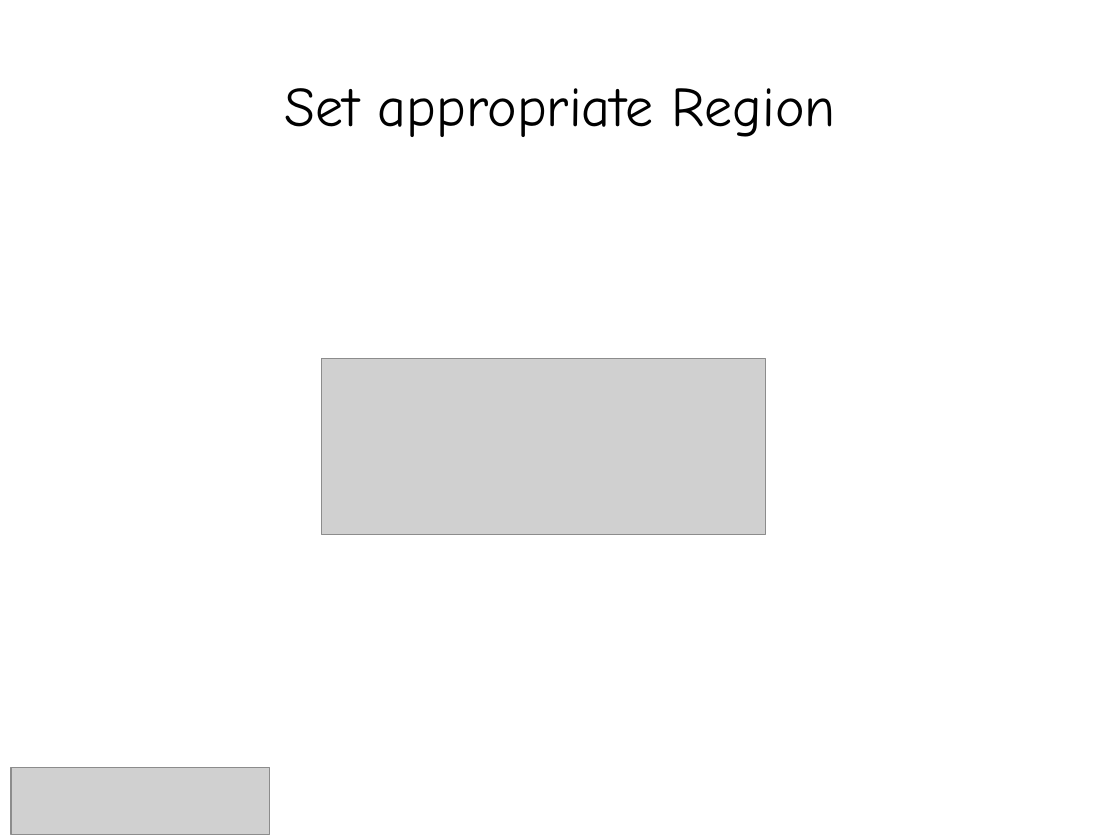
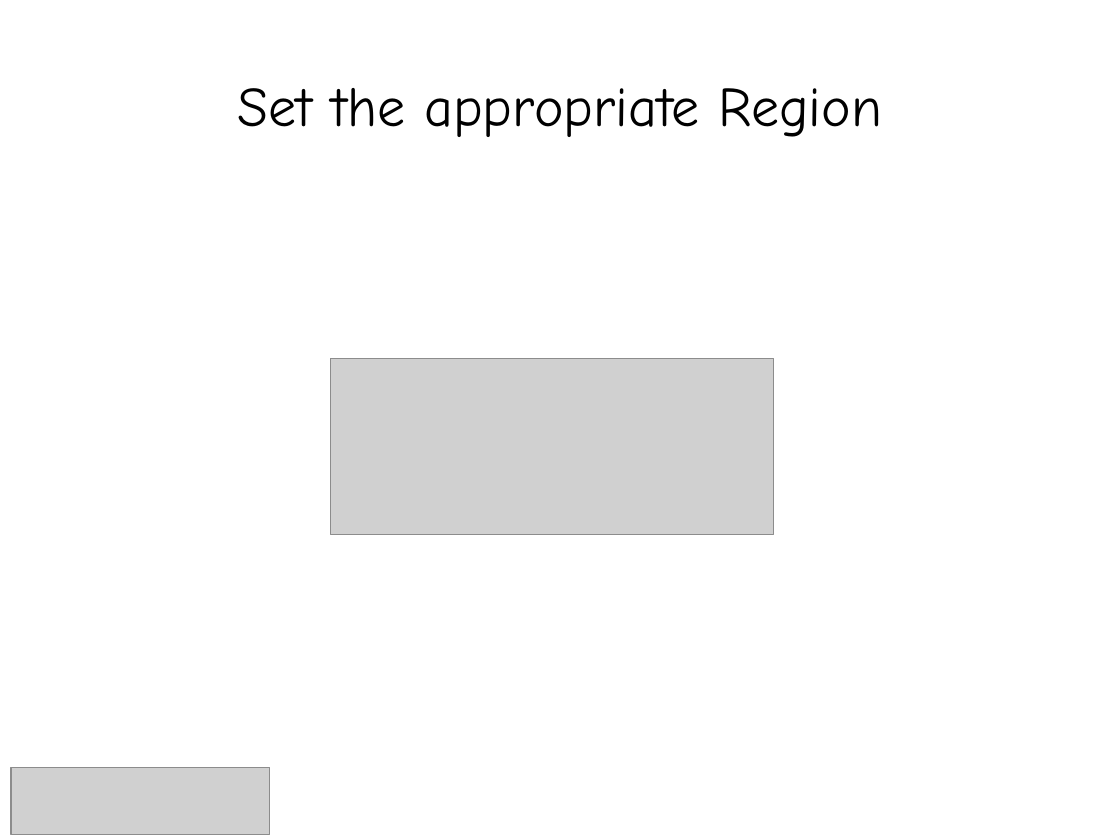
Before and after one commit to smolnik/diagrams, a slide deck: slide 6 of presentations/aws_ha_workshops.pptx. Drawn at 1120x840 pixels with LibreOffice and Linux fonts; fonts in the diff are those of the drawing; grey boxes stand for pictures. Boxes give left, top, right and bottom in pixels: in the first picture for what was removed or moved away, otherwise in the second. Text is boxed around its words. In the diff, an @@ line names an element or a change of style, - is before the commit and + after.

```diff
--- a/presentations/aws_ha_workshops.pptx
+++ b/presentations/aws_ha_workshops.pptx
@@ title at (238, 88, 882, 137): text changed @@
-Set appropriate Region
+Set the appropriate Region
@@ picture: place and size @@
-picture at (321, 358, 765, 534)
+picture at (330, 358, 774, 534)
```
Also in this commit, not shown: 6 other slides changed, 3 slides added, 1 slide removed, 1 other file.
